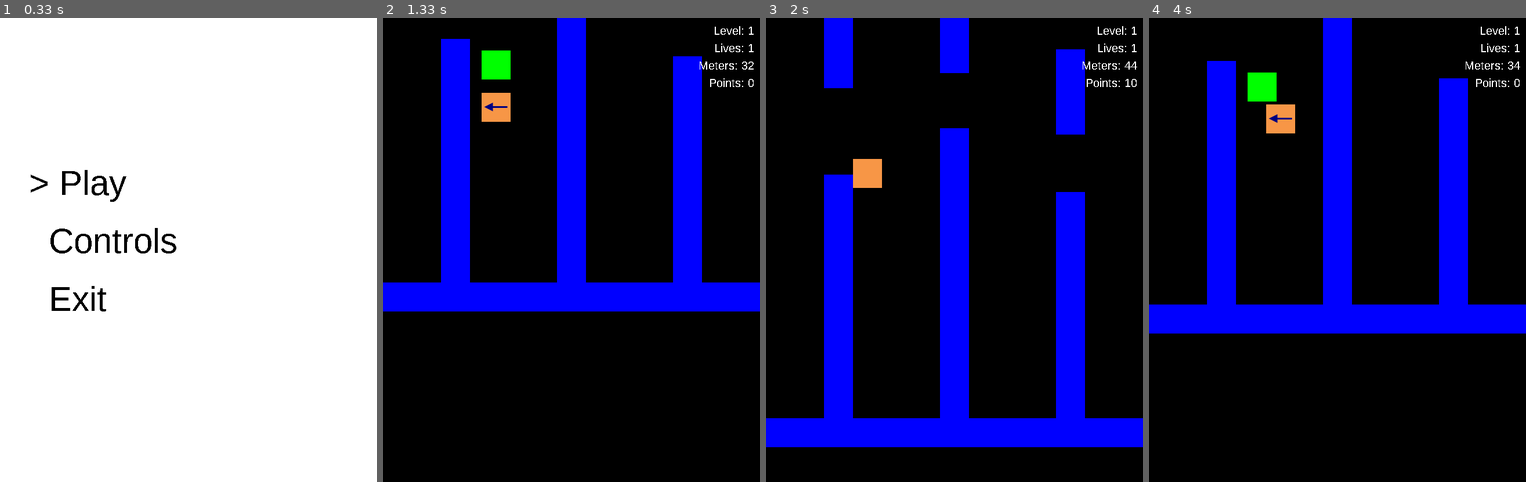
Above: before the commit, frames 1-4 (left to right).
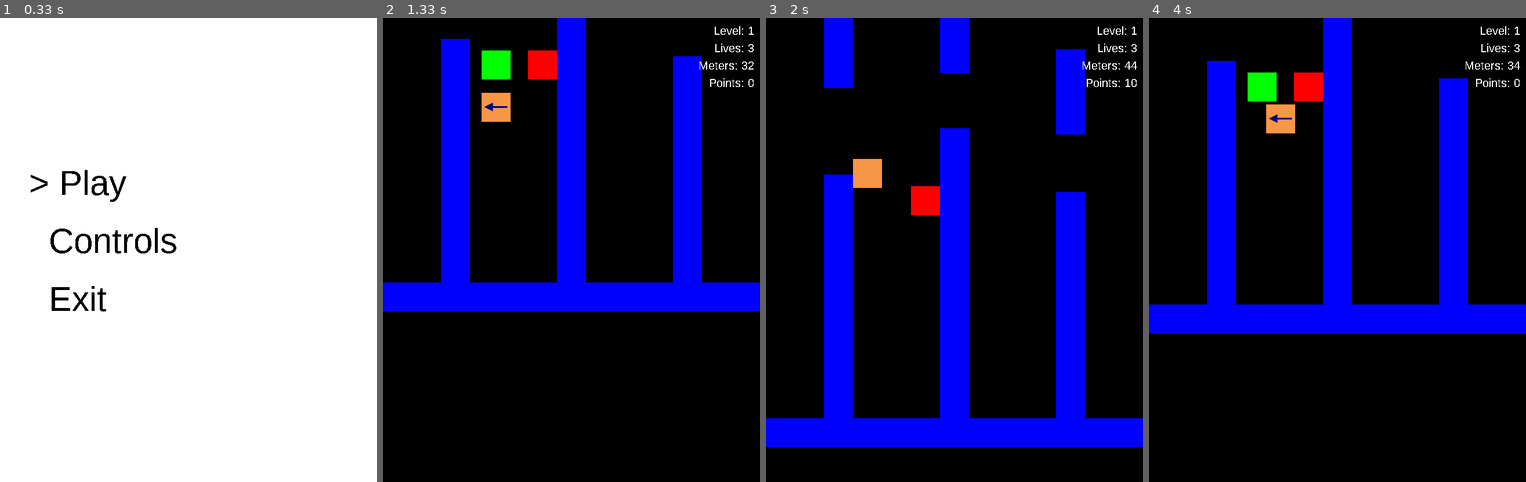
Above: after the commit, the same moments.

Repository: spookydoodle/bounce_pygame
Game: pygame game, started from main.py
Two runs of this game, one before a commit and one after it. Both use one fixed random seed, a clock stepped at 60 frames per second and the inputs below.
Inputs:
- Up to frame 1 (0.33 s): no input
- Up to frame 2 (1.33 s): tap Enter at 0.33 s; hold Right 0.67-1.13 s; hold Left from 1.17 s (still down)
- Up to frame 3 (2 s): release Left at 1.7 s
- Up to frame 4 (4 s): tap Y at 2.57 s; tap Keypad Enter at 2.9 s; hold Right 3.23-3.87 s; hold Left from 3.9 s (still down)

Frame 1 is identical in both runs. In frame 2, 0.5% of the frame differs, in the area x 38-99%, y 5-14%; in frame 3, 0.5%; in frame 4, 0.5%.

Commit message:
obstacles added

Diff:
--- a/bounce/game.py
+++ b/bounce/game.py
@@ -22,13 +22,13 @@
         self.active_state = "Play"
         self.level = 0
 
-        self.gameboard = GameBoard([], [])
+        self.gameboard = GameBoard([], [], [])
 
         self.player = Player(speed_unit = 8)
         self.player.rect.x = 200
         self.player.rect.bottom = -100
 
-        self.score = Score(1)
+        self.score = Score(3)
 
         self.won_level = False
         self.new_level = True
@@ -49,6 +49,7 @@
             self.level += 1
             self.gameboard.walls = self.create_init_walls()
             self.gameboard.collectables = self.create_init_collectables()
+            self.gameboard.obstacles = self.create_init_obstacles()
             self.player.rect.x = 200
             self.player.rect.bottom = -100
             self.new_level = False
@@ -57,8 +58,7 @@
             if not self.won_level:
 
                 # append new walls and delete invisible ones depending on player.y position
-                self.edit_walls_list(screen)
-                self.edit_collectables_list(screen)
+                self.edit_game_objects(screen)
 
                 # changes x and y parameters of camera depending on the location of the player on the screen
                 self.camera.adjust(screen, self.player)
@@ -84,41 +84,6 @@
             for wall in list(GAME_OBJECTS.values()) if wall['type'] == 1]
 
 
-    def edit_walls_list(self, screen):
-        self.check_append_wall(screen)
-        self.check_remove_wall(screen)
-
-
-    def append_wall(self):
-
-        width = 50
-        x_positions = [100, 300, 500]
-
-        for x_pos in x_positions:
-
-            height = random.randint(100, 400)
-            distance = random.randint(75, 150)
-
-            self.gameboard.walls.append( GameObject(
-                image = image.Image.create( (width, height), color = BLUE ),
-                x = x_pos,
-                y = self.gameboard.walls[-len(x_positions)].rect.y - distance - height)
-                )
-
-    def remove_wall(self, n = 0):
-        del self.gameboard.walls[n]
-
-
-    def check_append_wall(self, screen):
-        if abs(self.gameboard.walls[-1].rect.y - self.player.rect.y) < pygame.display.get_surface().get_rect().height:
-            self.append_wall()
-
-
-    def check_remove_wall(self, screen):
-        if abs(self.gameboard.walls[0].rect.y - self.player.rect.y) > pygame.display.get_surface().get_rect().height:
-            self.remove_wall()
-
-
     def create_init_collectables(self):
         return [
             GameObject(
@@ -128,9 +93,40 @@
             for collectable in list(GAME_OBJECTS.values()) if collectable['type'] == 2]
 
 
-    def edit_collectables_list(self, screen):
-        self.check_append_collectable(screen)
-        self.check_remove_collectable(screen)
+    def create_init_obstacles(self):
+        return [
+            GameObject(
+                image = image.Image.create( (obstacle['size']['width'], obstacle['size']['height']), color = RED ),
+                x = obstacle['position']['x'],
+                y = obstacle['position']['y'])
+            for obstacle in list(GAME_OBJECTS.values()) if obstacle['type'] == 3]
+
+
+    def edit_game_objects(self, screen):
+
+        game_object_lists = [self.gameboard.walls, self.gameboard.collectables, self.gameboard.obstacles]
+
+        for game_object_list in game_object_lists:
+
+            self.check_append_game_objects(screen, game_object_list)
+            self.check_remove_game_object(screen, game_object_list)
+
+
+    def append_wall(self):
+
+        width = 50
+        x_positions = [100, 300, 500]
+
+        for x_pos in x_positions:
+
+            height = random.randint(100, 400)
+            distance = random.randint(75, 150)
+
+            self.gameboard.walls.append( GameObject(
+                image = image.Image.create( (width, height), color = BLUE ),
+                x = x_pos,
+                y = self.gameboard.walls[-len(x_positions)].rect.y - distance - height)
+                )
 
     def append_collectable(self):
 
@@ -143,26 +139,45 @@
             y = self.gameboard.collectables[-1].rect.y - random.randint(0,500))
             )
 
-    def remove_collectable(self, n = 0):
-        del self.gameboard.collectables[n]
-
-
-    def check_append_collectable(self, screen):
-        if abs(self.gameboard.collectables[-1].rect.y - self.player.rect.y) < pygame.display.get_surface().get_rect().height:
-            self.append_collectable()
-
-
-    def check_remove_collectable(self, screen):
-        if abs(self.gameboard.collectables[0].rect.y - self.player.rect.y) > pygame.display.get_surface().get_rect().height:
-            self.remove_collectable()
+    def append_obstacle(self):
+
+        width = 50
+        x_positions = [150, 250, 350, 450]
+
+        self.gameboard.obstacles.append( GameObject(
+            image = image.Image.create( (50, 50), color = RED ),
+            x = x_positions[random.randint(0, 3)],
+            y = self.gameboard.obstacles[-1].rect.y - random.randint(200,500))
+            )
+
+    def append_game_objects(self):
+        self.append_wall()
+        self.append_collectable()
+        self.append_obstacle()
+
+
+    # remove game objectst which are not visible on the screen anymore
+    def remove_game_object(self, game_object_list, n = 0):
+        del game_object_list[n]
+
+
+    def check_append_game_objects(self, screen, game_object_list):
+        if abs(game_object_list[-1].rect.y - self.player.rect.y) < pygame.display.get_surface().get_rect().height:
+            self.append_game_objects()
+
+
+    def check_remove_game_object(self, screen, game_object_list):
+        if abs(game_object_list[0].rect.y - self.player.rect.y) > pygame.display.get_surface().get_rect().height:
+            self.remove_game_object(game_object_list)
 
 
     def update_scores(self):
         self.score.update_meters(- self.player.rect.y)
-        self.check_collectables()
-
-
-    def check_collectables(self):
+        self.check_collectables_collision()
+        self.check_obstacles_collision()
+
+
+    def check_collectables_collision(self):
 
         collision_list = pygame.sprite.spritecollide(self.player, self.gameboard.collectables, False)
 
@@ -171,8 +186,19 @@
             self.score.add_points()
 
 
+    def check_obstacles_collision(self):
+
+        collision_list = pygame.sprite.spritecollide(self.player, self.gameboard.obstacles, False)
+
+        for obstacle in collision_list:
+            self.gameboard.obstacles.remove(obstacle)
+            self.score.decrease_lives()
+
+
+    # TODO : player.is_crashed should be true also if player collides with an obstacle
+    # TODO: is_game_over needs to be rewritten to make a bit more sense
     def is_game_over(self):
-        return self.player.is_crashed()
+        return self.player.is_crashed() or self.score.number_of_lives == 0
 
 
     def game_over_continue(self, event):
@@ -218,14 +244,26 @@
 
     def draw_main_game(self, screen):
 
-        # draw sprites (player and walls)
+        game_object_lists = [self.gameboard.walls, self.gameboard.collectables, self.gameboard.obstacles]
+
+        for game_object_list in game_object_lists:
+            for sprite in game_object_list:
+                draw_rect(screen, self.camera, sprite.rect, sprite.image)
+
+
+        # draw player
         draw_rect(screen, self.camera, self.player.rect, self.player.image)
 
-        for sprite in self.gameboard.walls:
-            draw_rect(screen, self.camera, sprite.rect, sprite.image)
-
-        for sprite in self.gameboard.collectables:
-            draw_rect(screen, self.camera, sprite.rect, sprite.image)
+
+    def draw_game_results(self, screen, score, color):
+        font = pygame.font.SysFont('Arial', 20)
+        game_results_list = ["Level: {}".format(self.level),
+                             "Lives: {}".format(str(score.number_of_lives)),
+                             "Meters: {}".format(str(score.meters)),
+                             "Points: {}".format(str(score.points))]
+
+        for n, result in enumerate(game_results_list):
+            draw_text(screen, result, font, color, "R", screen.get_rect().width - 10, (10 + n*30))
 
 
     def draw_won_level_screen(self, screen, font, color):
@@ -244,18 +282,3 @@
 
         for i, text in enumerate(game_over_text):
             draw_text(screen, text, font, color, "L", 100, 250 + i * 50)
-
-
-    def draw_ground(self, screen, color):
-        screen.fill(color, (0, 700, screen.get_size()[0], 20))
-
-
-    def draw_game_results(self, screen, score, color):
-        font = pygame.font.SysFont('Arial', 20)
-        game_results_list = ["Level: {}".format(self.level),
-                             "Lives: {}".format(str(score.number_of_lives)),
-                             "Meters: {}".format(str(score.meters)),
-                             "Points: {}".format(str(score.points))]
-
-        for n, result in enumerate(game_results_list):
-            draw_text(screen, result, font, color, "R", screen.get_rect().width - 10, (10 + n*30))
--- a/bounce/game_objects_init_list.py
+++ b/bounce/game_objects_init_list.py
@@ -46,6 +46,10 @@
         },
 
     # obstacles, type 3
-
+    'O_01' : {
+        'type' : 3,
+        'position': {'x': 250, 'y': -400},
+        'size': {'width': 50, 'height': 50}
+        },
 
     }
--- a/bounce/gameboard.py
+++ b/bounce/gameboard.py
@@ -4,9 +4,10 @@
     MIN_POSITION = -2 ** 31
     MAX_POSITION = 2 ** 31
 
-    def __init__(self, walls, collectables):
+    def __init__(self, walls, collectables, obstacles):
         self.walls = walls
         self.collectables = collectables
+        self.obstacles = obstacles
 
     def walls_under(self, player):
         """
--- a/bounce/score.py
+++ b/bounce/score.py
@@ -5,7 +5,7 @@
     Meters equal to the number of pixels player went up
     """
 
-    def __init__(self, init_number_of_lives = 1):
+    def __init__(self, init_number_of_lives = 3):
         self.init_number_of_lives = init_number_of_lives
         self.number_of_lives = init_number_of_lives
         self.points = 0
